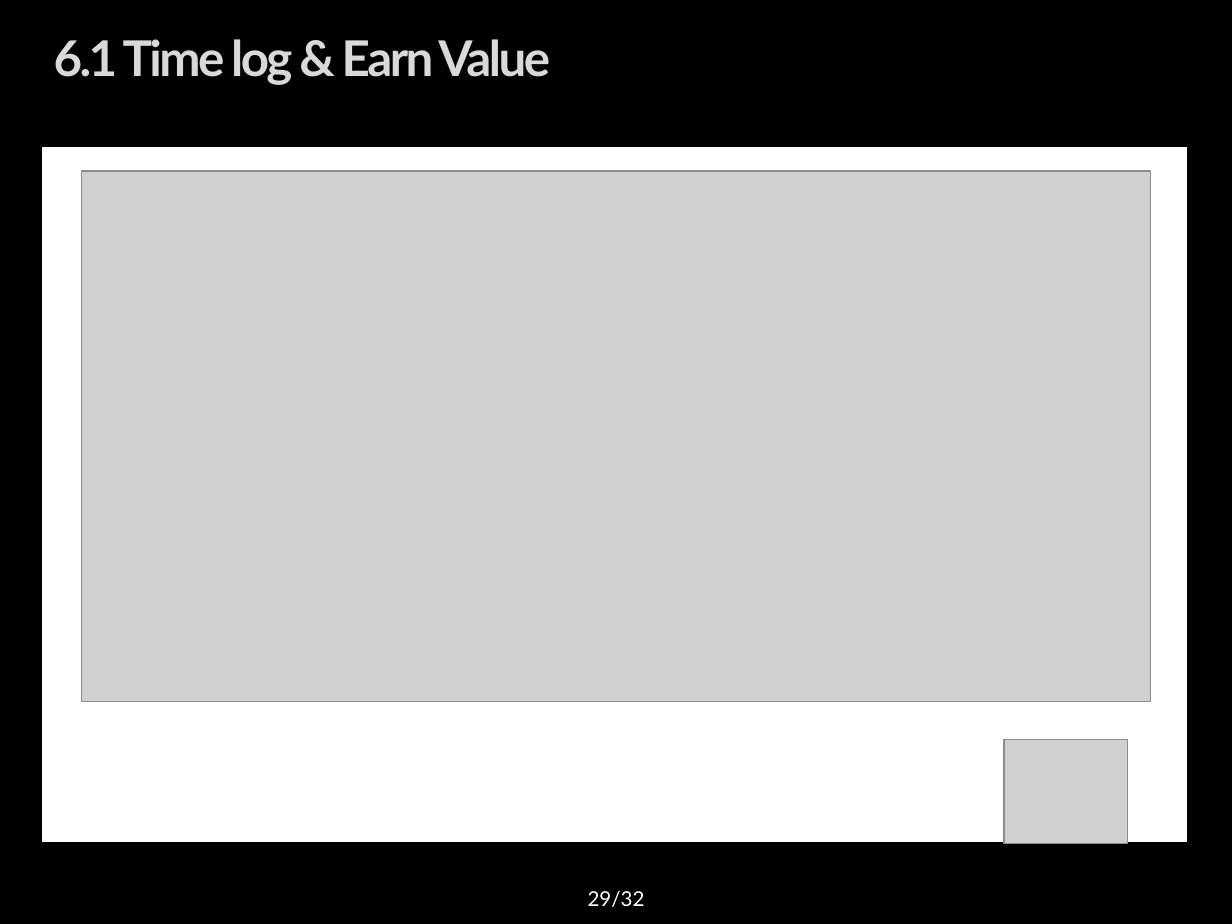
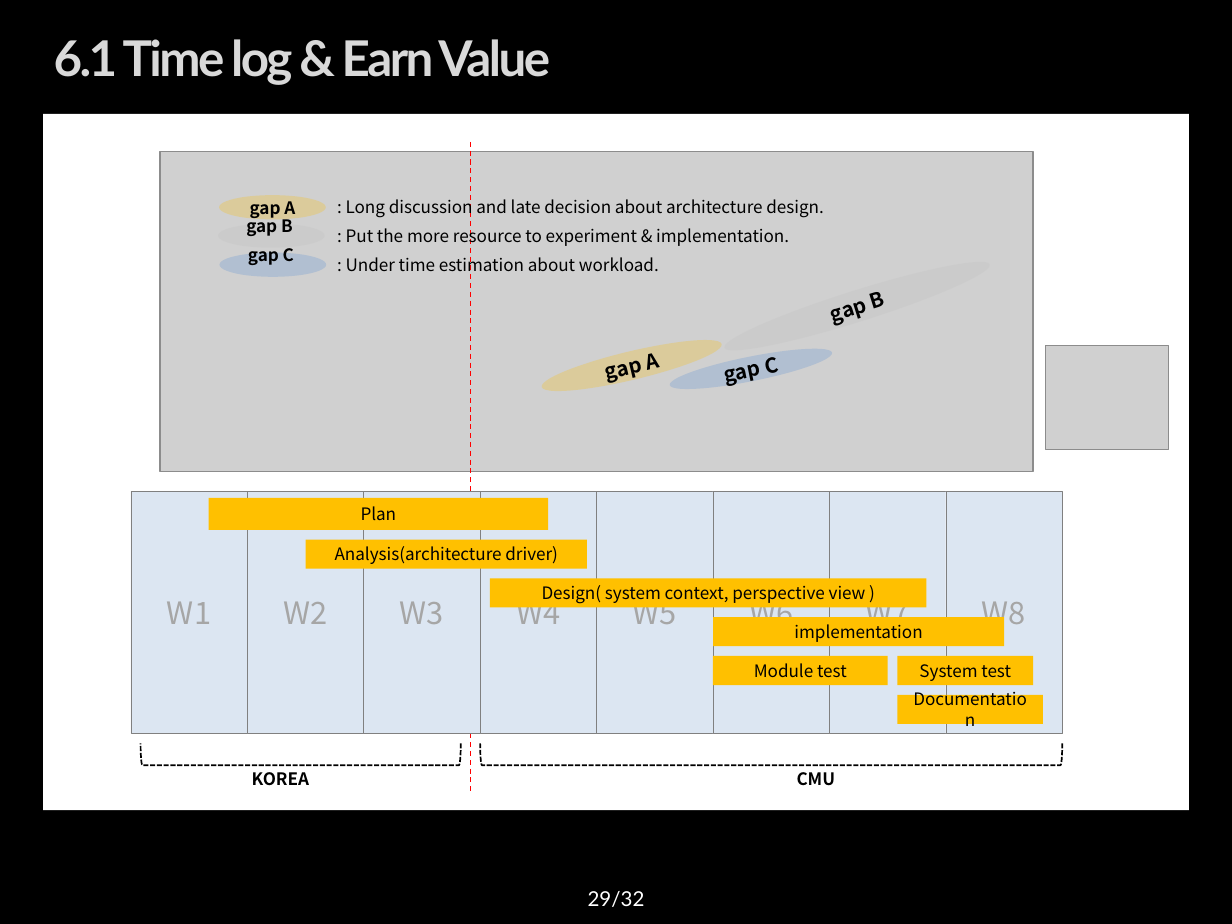
Before and after one commit to youkkwon/smarthome, a slide deck: slide 29 of doc/Docs/IoT System Final Presentation_0624.pptx. Drawn at 1232x924 pixels with LibreOffice and Linux fonts; fonts in the diff are those of the drawing; grey boxes stand for pictures; background and template pictures are left out. Boxes give left, top, right and bottom in pixels: in the first picture for what was removed or moved away, otherwise in the second. Text is boxed around its words. In the diff, an @@ line names an element or a change of style, - is before the commit and + after.

Commit message:
final PPT : Time log & Earn Value

```diff
--- a/doc/Docs/IoT System Final Presentation_0624.pptx
+++ b/doc/Docs/IoT System Final Presentation_0624.pptx
@@ rectangle: place and size @@
-rectangle at [42, 147, 1188, 843]
+rectangle at [43, 113, 1189, 809]
@@ rectangle at [43, 113, 1189, 809]: outline #000000 0.25 pt to none @@
@@ line added from (471, 142) to (471, 792), #FF0000 0.75 pt dashed @@
@@ picture removed at [81, 171, 1149, 702] @@
@@ picture added at [160, 152, 1034, 472] @@
@@ ellipse added at [219, 195, 326, 219], fill #FFC000 at 25% opacity, 10 pt, text #000000, bold @@
+gap A
@@ text added at [346, 196, 823, 218], 10 pt, text #000000 @@
+: Long discussion and late decision about architecture design.
@@ ellipse added at [218, 223, 325, 248], fill #BFBFBF at 25% opacity, 10 pt, text #000000, bold @@
+gap B
@@ text added at [346, 225, 789, 246], 10 pt, text #000000 @@
+: Put the more resource to experiment & implementation.
@@ ellipse added at [219, 253, 326, 277], fill #558ED5 at 25% opacity, 10 pt, text #000000, bold @@
+gap C
@@ text added at [346, 257, 659, 277], 10 pt, text #000000 @@
+: Under time estimation about workload.
@@ ellipse added at [720, 250, 995, 364], fill #BFBFBF at 25% opacity, 12 pt, text #000000, bold @@
+gap B
@@ ellipse added at [539, 330, 725, 400], fill #FFC000 at 25% opacity, 12 pt, text #000000, bold @@
+gap A
@@ ellipse added at [667, 340, 834, 397], fill #558ED5 at 25% opacity, 12 pt, text #000000, bold @@
+gap C
@@ picture added at [1046, 346, 1169, 450] @@
@@ rectangle added at [208, 498, 548, 530], fill #FFC000, 10 pt, text #000000 @@
+Plan
@@ group added at [131, 492, 1062, 734]: 8 rectangles @@
+W1
+W2
+W3
+W4
+W5
+W6
+W7
+W8
@@ rectangle added at [306, 540, 586, 569], fill #FFC000, 10 pt, text #000000 @@
+Analysis(architecture driver)
@@ rectangle added at [490, 578, 926, 607], fill #FFC000, 10 pt, text #000000 @@
+Design( system context, perspective view )
@@ rectangle added at [713, 617, 1004, 647], fill #FFC000, 10 pt, text #000000 @@
+implementation
@@ rectangle added at [713, 655, 888, 685], fill #FFC000, 10 pt, text #000000 @@
+Module test
@@ rectangle added at [897, 655, 1032, 685], fill #FFC000, 10 pt, text #000000 @@
+System test
@@ rectangle added at [897, 695, 1042, 724], fill #FFC000, 10 pt, text #000000 @@
+Documentation
@@ left bracket added at [140, 743, 461, 765], outline #000000 1 pt dashed @@
@@ left bracket added at [480, 743, 1062, 765], outline #000000 1 pt dashed @@
@@ picture removed at [1004, 739, 1127, 843] @@
@@ text added at [252, 772, 309, 786], 10 pt, text #000000, bold @@
+KOREA
@@ text added at [797, 772, 836, 786], 10 pt, text #000000, bold @@
+CMU
```
